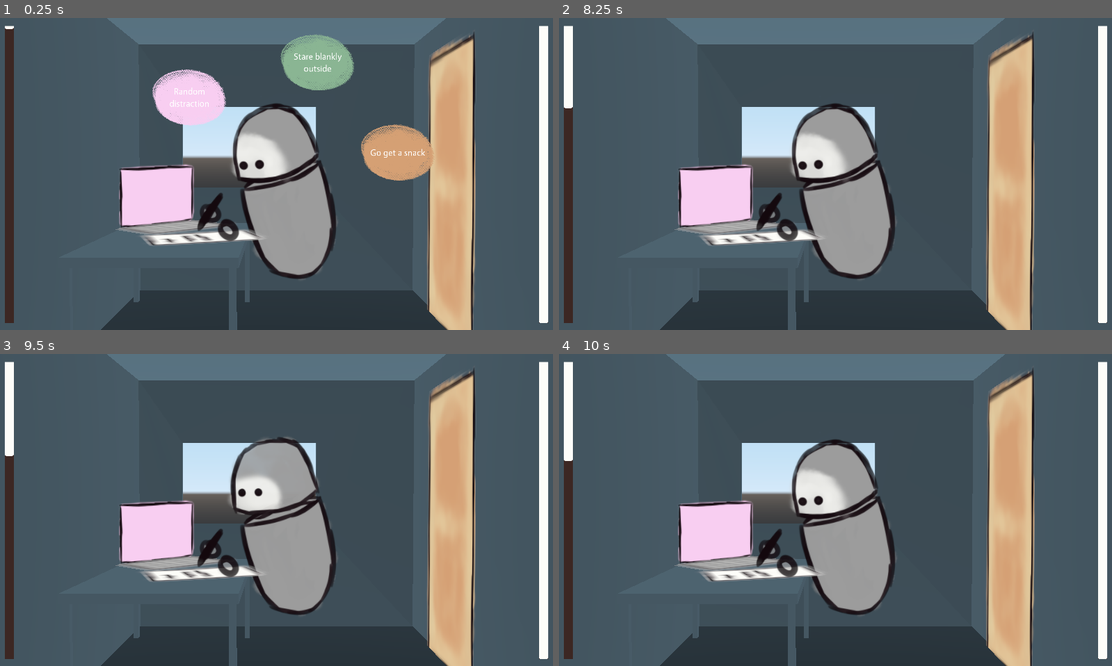
Above: before the commit, frames 1-4 (two rows, left to right).
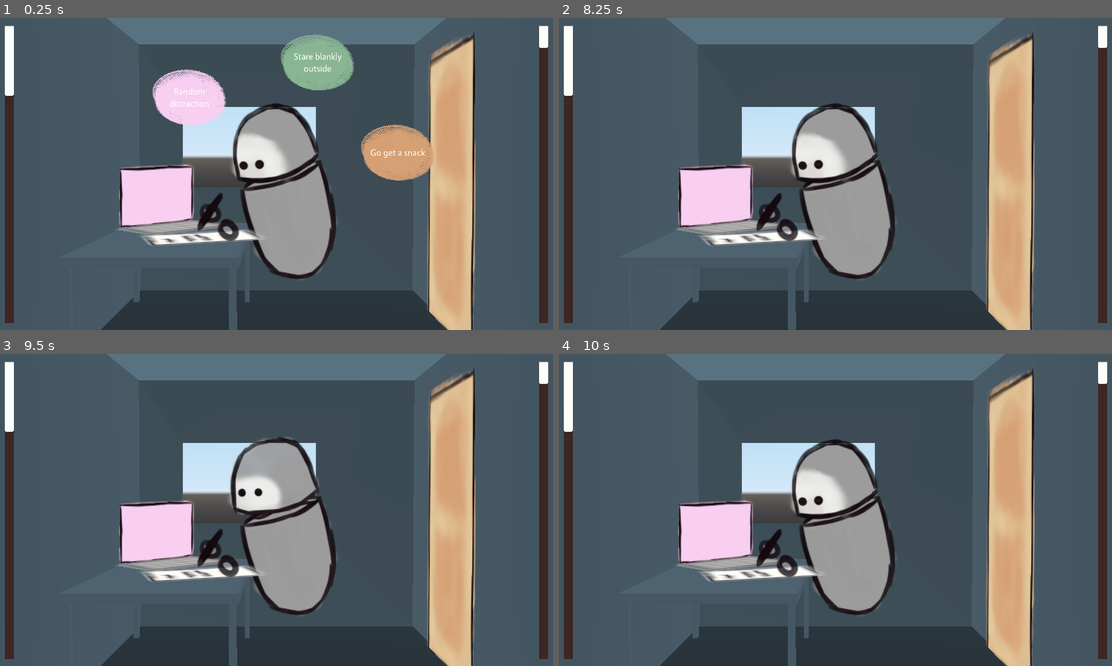
Above: after the commit, the same moments.

Repository: bucketfish/procrastination-simulator
Game: Godot game, scene res://Main.tscn
The game is run twice, just before and just after one commit, with the same random seed, the same clock (stepped at 60 frames per second) and the same inputs.
Inputs:
- Up to frame 1 (0.25 s): no input
- Up to frame 2 (8.25 s): click "Random distraction" at 0.5 s
- Up to frame 3 (9.5 s): no input
- Up to frame 4 (10 s): no input

The runs differ from the first frame. In frame 1, 1.8% of the frame differs, in the area x 0-100%, y 3-98%; in frame 2, 1.5%; in frame 3, 1.6%; in frame 4, 1.6%.
Error before the commit: Invalid get index 'time' (on base: 'Dictionary'). (res://scripts/Main.gd:42)
Error after the commit: Invalid set index 'wait_time' (on base: 'null instance') with value of type 'int'. (res://scripts/Main.gd:32)

Commit message:
door anim

Diff:
--- a/Main.tscn
+++ b/Main.tscn
@@ -506,6 +506,53 @@
 "transitions": PoolRealArray( 1 ),
 "update": 0,
 "values": [ Vector3( -0.871193, 1.28858, -1.13622 ) ]
+}
+
+[sub_resource type="Animation" id=11]
+length = 0.001
+tracks/0/type = "value"
+tracks/0/path = NodePath("door:rotation_degrees")
+tracks/0/interp = 1
+tracks/0/loop_wrap = true
+tracks/0/imported = false
+tracks/0/enabled = true
+tracks/0/keys = {
+"times": PoolRealArray( 0 ),
+"transitions": PoolRealArray( 1 ),
+"update": 0,
+"values": [ Vector3( 7.58303e-21, -90, 90 ) ]
+}
+
+[sub_resource type="Animation" id=12]
+resource_name = "door_open"
+length = 2.0
+tracks/0/type = "value"
+tracks/0/path = NodePath("door:rotation_degrees")
+tracks/0/interp = 1
+tracks/0/loop_wrap = true
+tracks/0/imported = false
+tracks/0/enabled = true
+tracks/0/keys = {
+"times": PoolRealArray( 0, 0.2, 1.8, 2 ),
+"transitions": PoolRealArray( 1, 1, 1, 1 ),
+"update": 0,
+"values": [ Vector3( 7.58303e-21, -90, 90 ), Vector3( 0, -50, 90 ), Vector3( 0, -50, 90 ), Vector3( 0, -90, 90 ) ]
+}
+
+[sub_resource type="Animation" id=13]
+resource_name = "door_open_bad"
+length = 4.0
+tracks/0/type = "value"
+tracks/0/path = NodePath("door:rotation_degrees")
+tracks/0/interp = 1
+tracks/0/loop_wrap = true
+tracks/0/imported = false
+tracks/0/enabled = true
+tracks/0/keys = {
+"times": PoolRealArray( 0, 0.2, 3.8, 4 ),
+"transitions": PoolRealArray( 1, 1, 1, 1 ),
+"update": 0,
+"values": [ Vector3( 7.58303e-21, -90, 90 ), Vector3( 0, -50, 90 ), Vector3( 0, -50, 90 ), Vector3( 0, -90, 90 ) ]
 }
 
 [node name="main" type="Spatial"]
@@ -653,13 +700,18 @@
 texture = ExtResource( 13 )
 
 [node name="door" type="Sprite3D" parent="."]
-transform = Transform( 4.77671e-16, 8.74228e-09, -0.2, 0.25, -8.74228e-09, 0, -1.09278e-08, -0.2, -8.74228e-09, 1.43351, 1.17752, 0.184098 )
+transform = Transform( 4.77671e-16, 8.74228e-09, -0.2, 0.25, -8.74228e-09, -2.64698e-23, -1.09278e-08, -0.2, -8.74228e-09, 1.43351, 1.17752, 0.184098 )
 offset = Vector2( 0, 300 )
 texture = ExtResource( 1 )
 
 [node name="action_timer" type="Timer" parent="."]
 one_shot = true
 
-[node name="game_timer" type="Timer" parent="."]
+[node name="homework_timer" type="Timer" parent="."]
 wait_time = 30.0
 one_shot = true
+
+[node name="AnimationPlayer" type="AnimationPlayer" parent="."]
+anims/RESET = SubResource( 11 )
+anims/door_open = SubResource( 12 )
+anims/door_open_bad = SubResource( 13 )
--- a/scripts/Main.gd
+++ b/scripts/Main.gd
@@ -6,7 +6,7 @@
 
 onready var buttons = $CanvasLayer/Buttons
 onready var game_timer = $game_timer
-onready var action_timer = $action_timer
+onready var homework_timer = $homework_timer
 
 onready var homeworkbar = $CanvasLayer/HomeWorkBar
 onready var actionbar = $CanvasLayer/ActivityProgress
@@ -39,14 +39,14 @@
 func do_action(actionname):
 	print(actionname)
 	buttons.visible = false
-	action_timer.wait_time = actions[actionname].time
+	homework_timer.wait_time = actions[actionname].time
 	actionbar.max_value = actions[actionname].time
 	char_anim.play(actionname)
 
-	action_timer.start()
+	homework_timer.start()
 	game_timer.paused = true
 
-	yield(action_timer, "timeout")
+	yield(homework_timer, "timeout")
 	game_timer.paused = false
 
 	char_anim.play("idle")
@@ -55,4 +55,4 @@
 
 func _process(delta):
 	homeworkbar.value = homeworkbar.max_value - game_timer.time_left
-	actionbar.value = actionbar.max_value - action_timer.time_left
+	actionbar.value = actionbar.max_value - homework_timer.time_left
Not shown: 1 places in Main.tscn that only renumber resources
